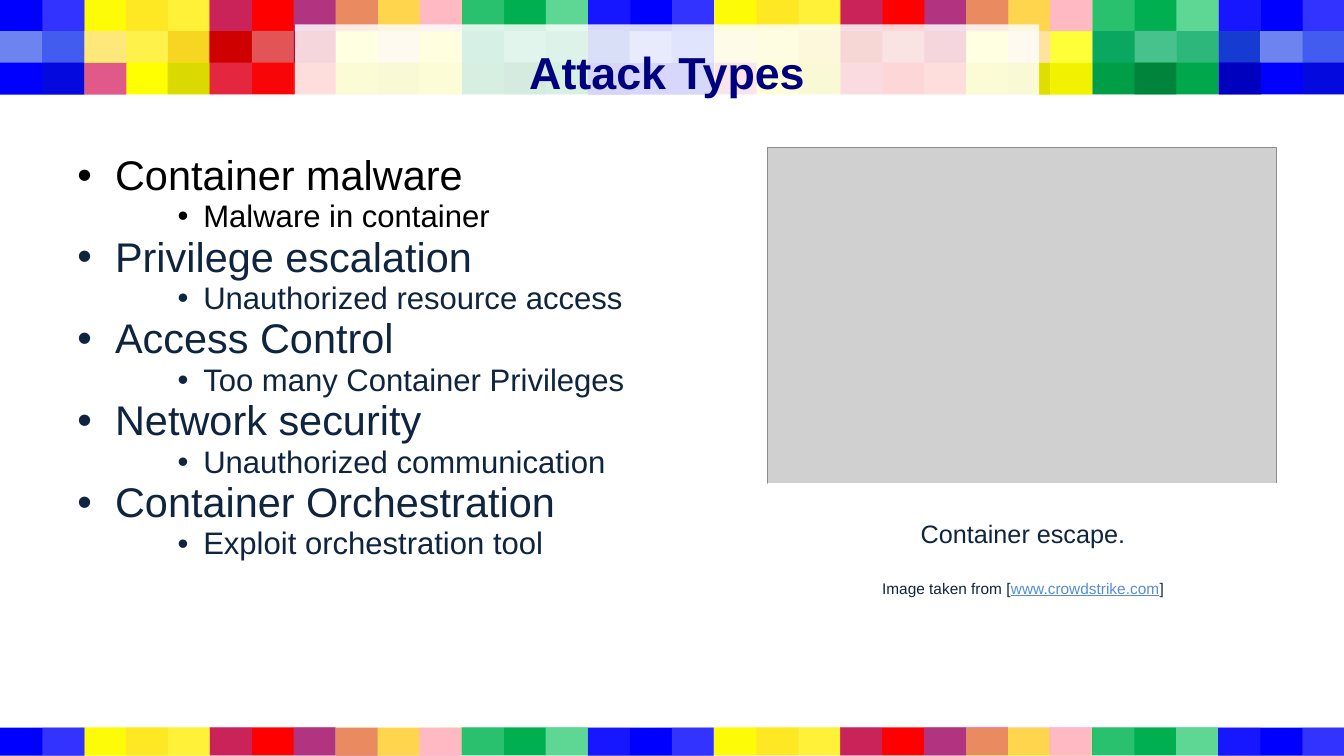
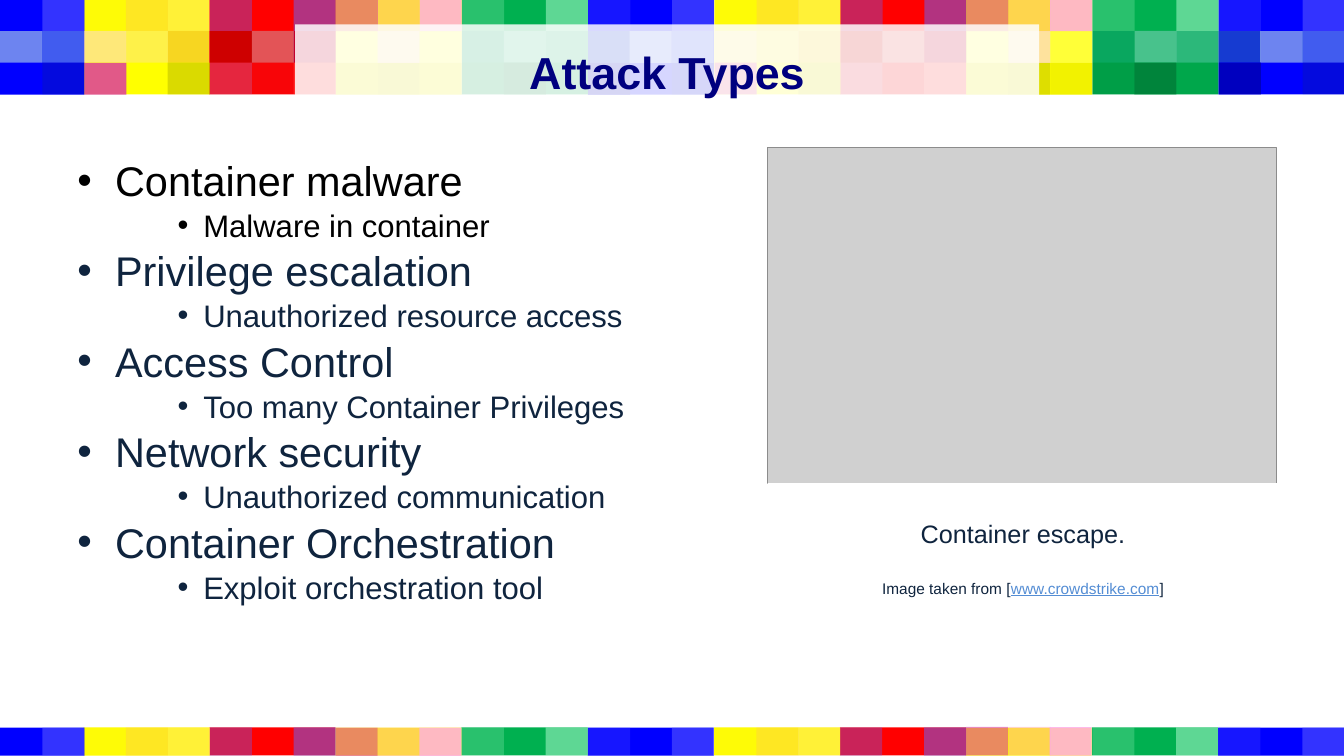
Before and after one commit to davunt01/CSaN-Container-Security, a slide deck: slide 18 of Presentation1.pptx (slide 14 before the commit). Drawn at 1344x756 pixels with LibreOffice and Linux fonts; fonts in the diff are those of the drawing; grey boxes stand for pictures. Boxes give left, top, right and bottom in pixels: in the first picture for what was removed or moved away, otherwise in the second. Text is boxed around its words. In the diff, an @@ line names an element or a change of style, - is before the commit and + after.

```diff
--- a/Presentation1.pptx
+++ b/Presentation1.pptx
@@ text "Container malware" at <box>115,166,625,605</box>: line spacing 0.95 to 1.05 @@
```
Also in this commit, not shown: 2 other slides changed, 4 slides added.
